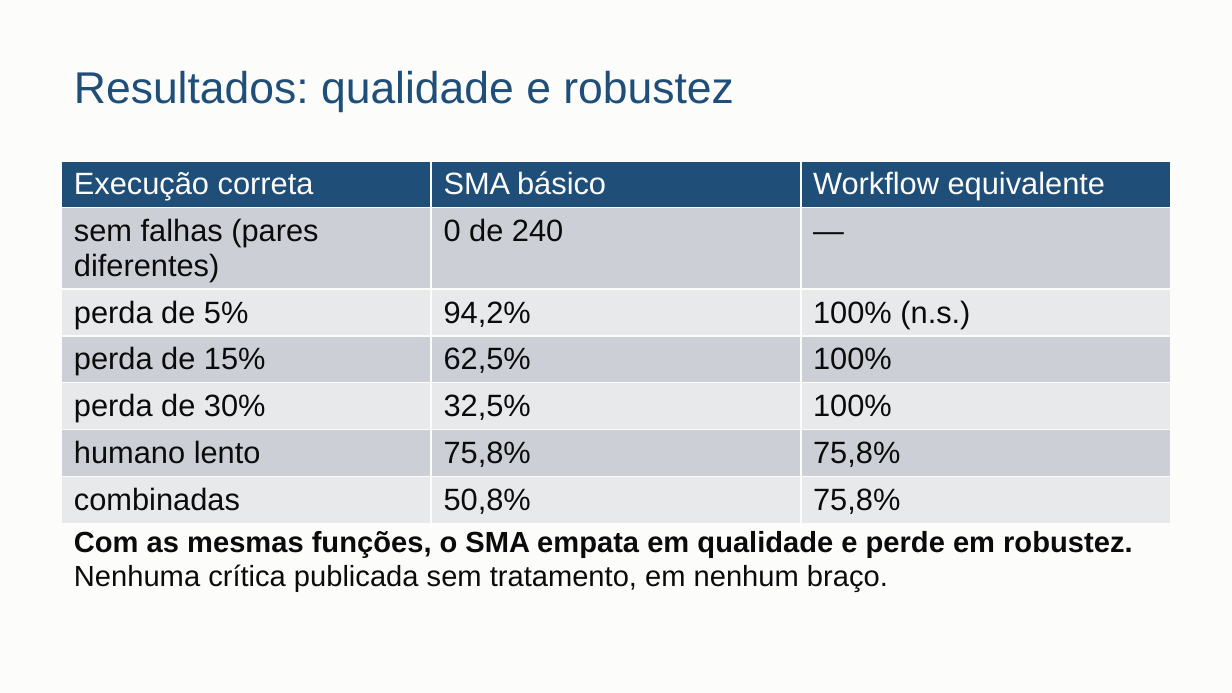
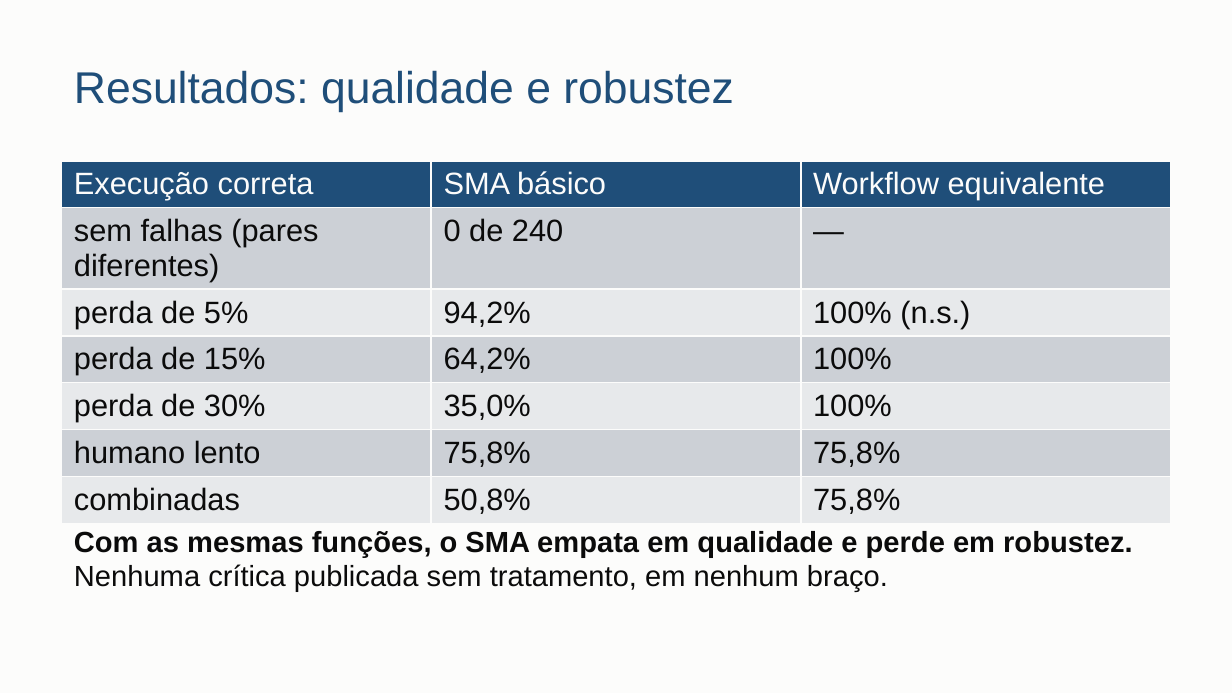
Before and after one commit to danrley-ribeiro/fin-dept-multiagents-project, a slide deck: slide 10 of entregas/dsm4/apresentacao/DSM4-apresentacao.pptx. Drawn at 1232x693 pixels with LibreOffice and Linux fonts; fonts in the diff are those of the drawing. Boxes give left, top, right and bottom in pixels: in the first picture for what was removed or moved away, otherwise in the second. Text is boxed around its words. In the diff, an @@ line names an element or a change of style, - is before the commit and + after.

```diff
--- a/entregas/dsm4/apresentacao/DSM4-apresentacao.pptx
+++ b/entregas/dsm4/apresentacao/DSM4-apresentacao.pptx
@@ table at (62,161,1170,518) @@
-row 4, column 2: 62,5%
+row 4, column 2: 64,2%
-row 5, column 2: 32,5%
+row 5, column 2: 35,0%
```
Also in this commit, not shown: 3 other slides changed, 1 slide added.
